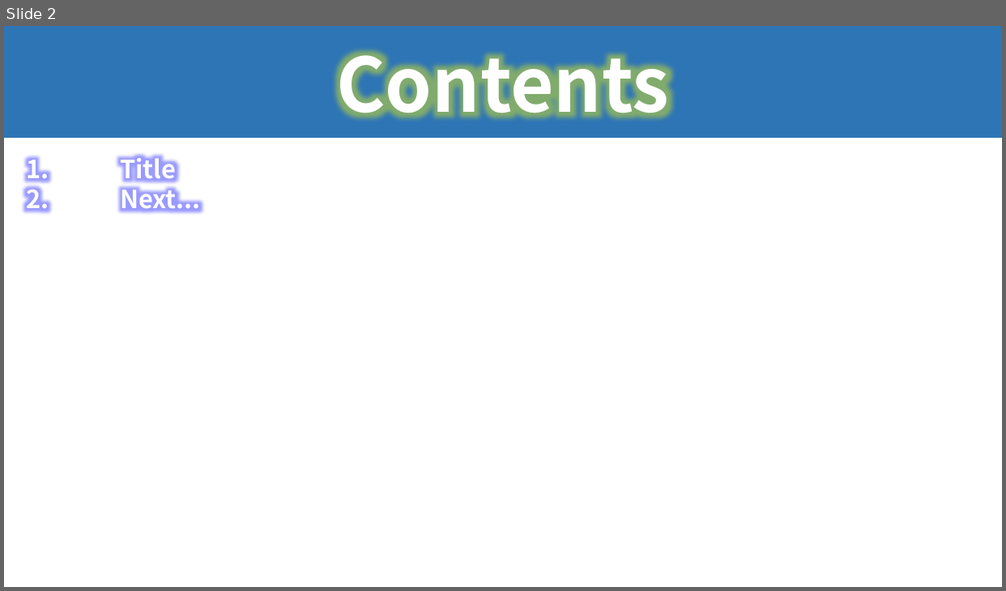
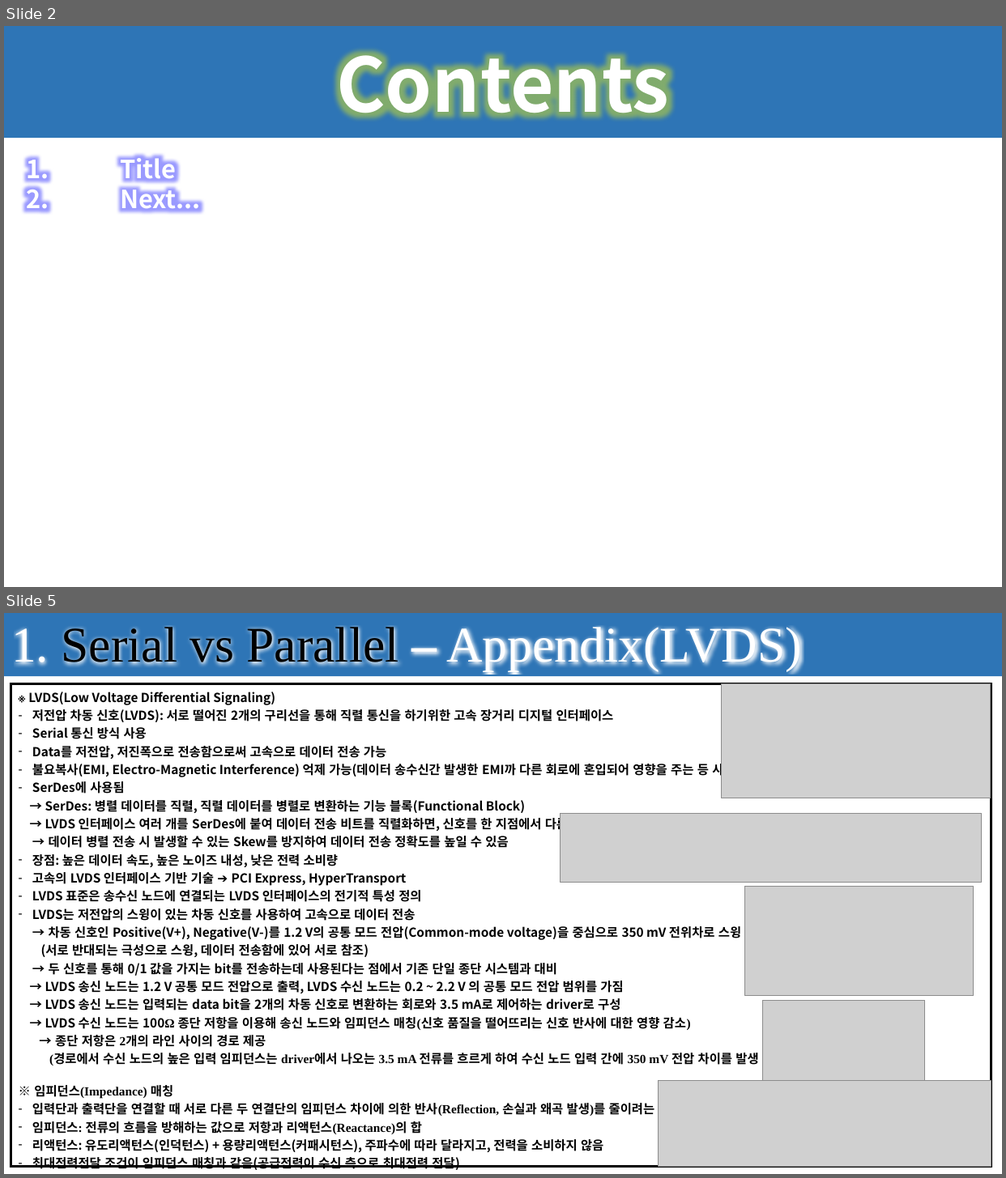
Before and after one commit to seonghokim/Study, a slide deck: Study Material/Firmware Explanation.pptx. Shown one above the other, each under a label of ours: slide 2 before the commit, slides 2 and 5 after it; the slides between them are not shown. The pictures are 1006x591 and 1006x1178 pixels, drawn with LibreOffice and Linux fonts; fonts in the diff are those of the drawing; grey boxes stand for pictures. Boxes give left, top, right and bottom in pixels: in the first picture for what was removed or moved away, otherwise in the second. Text is boxed around its words. In the diff, an @@ line names an element or a change of style, - is before the commit and + after.

```diff
--- a/Study Material/Firmware Explanation.pptx
+++ b/Study Material/Firmware Explanation.pptx
@@ slide 5 added at box(4, 613, 1002, 1174), background #FFFFFF @@
@@ rectangle added at box(4, 613, 1002, 676), fill #404040 @@
@@ rectangle added at box(4, 613, 1002, 677), fill #2E75B6, 48 pt, text #FFFFFF @@
+1. Serial vs Parallel – Appendix(LVDS)
@@ table added at box(10, 684, 991, 1174), 1 rows, 1 columns @@
+※ LVDS(Low Voltage Differential Signaling) / 저전압 차동 신호(LVDS): 서로 떨어진 2개의 구리선을 통해 직렬 통신을 하기위한 고속 장거리 디지털 인터페이스 / Serial 통신 방식 사용 / Data를 저전압, 저진폭으로 전송함으로써 고속으로 데이터 전송 가능 / 불요복사(EMI, Electro-Magnetic Interference) 억제 가능(데이터 송수신간 발생한 EMI까 다른 회로에 혼입되어 영향을 주는 등 사태 방지) / SerDes에 사용됨 / → SerDes: 병렬 데이터를 직렬, 직렬 데이터를 병렬로 변환하는 기능 블록(Functional Block) / → LVDS 인터페이스 여러 개를 SerDes에 붙여 데이터 전송 비트를 직렬화하면, 신호를 한 지점에서 다른 지점으로 전송하는데 필요한 wire 수 줄일 수 있음 / → 데이터 병렬 전송 시 발생할 수 있는 Skew를 방지하여 데이터 전송 정확도를 높일 수 있음 / 장점: 높은 데이터 속도, 높은 노이즈 내성, 낮은 전력 소비량 / 고속의 LVDS 인터페이스 기반 기술 ➔ PCI Express, HyperTransport / LVDS 표준은 송수신 노드에 연결되는 LVDS 인터페이스의 전기적 특성 정의 / LVDS는 저전압의 스윙이 있는 차동 신호를 사용하여 고속으로 데이터 전송 / → 차동 신호인 Positive(V+), Negative(V-)를 1.2 V의 공통 모드 전압(Common-mode voltage)을 중심으로 350 mV 전위차로 스윙 / (서로 반대되는 극성으로 스윙, 데이터 전송함에 있어 서로 참조) / → 두 신호를 통해 0/1 값을 가지는 bit를 전송하는데 사용된다는 점에서 기존 단일 종단 시스템과 대비 / → LVDS 송신 노드는 1.2 V 공통 모드 전압으로 출력, LVDS 수신 노드는 0.2 ~ 2.2 V 의 공통 모드 전압 범위를 가짐 / → LVDS 송신 노드는 입력되는 data bit을 2개의 차동 신호로 변환하는 회로와 3.5 mA로 제어하는 driver로 구성 / → LVDS 수신 노드는 100Ω 종단 저항을 이용해 송신 노드와 임피던스 매칭(신호 품질을 떨어뜨리는 신호 반사에 대한 영향 감소) / → 종단 저항은 2개의 라인 사이의 경로 제공 / (경로에서 수신 노드의 높은 입력 임피던스는 driver에서 나오는 3.5 mA 전류를 흐르게 하여 수신 노드 입력 간에 350 mV 전압 차이를 발생 킴(100 Ω × 3.5 mA = 350 mV)) / ※ 임피던스(Impedance) 매칭 / 입력단과 출력단을 연결할 때 서로 다른 두 연결단의 임피던스 차이에 의한 반사(Reflection, 손실과 왜곡 발생)를 줄이려는 방법 / 임피던스: 전류의 흐름을 방해하는 값으로 저항과 리액턴스(Reactance)의 합 / 리액턴스: 유도리액턴스(인덕턴스) + 용량리액턴스(커패시턴스), 주파수에 따라 달라지고, 전력을 소비하지 않음 / 최대전력전달 조건이 임피던스 매칭과 같음(공급전력이 수신 측으로 최대전력 전달) / 종단 저항 / → 선로 중간에 임피던스 매칭단을 배치하면, 시스템의 전체 저항 값이 작아지고, 신호의 크기도 작아짐
@@ picture added at box(721, 684, 991, 798) @@
@@ picture added at box(560, 814, 982, 883) @@
@@ picture added at box(745, 886, 974, 995) @@
@@ picture added at box(763, 1001, 926, 1084) @@
@@ picture added at box(658, 1081, 991, 1167) @@
```
Also in this commit, not shown: 10 other slides added.
